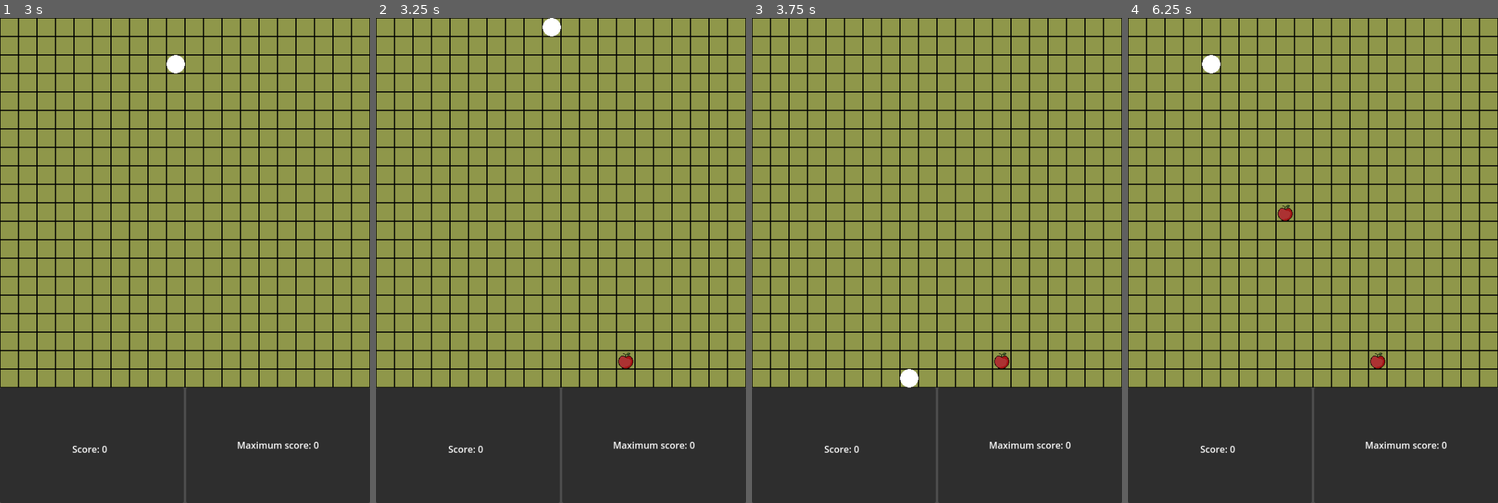
Above: before the commit, frames 1-4 (left to right).
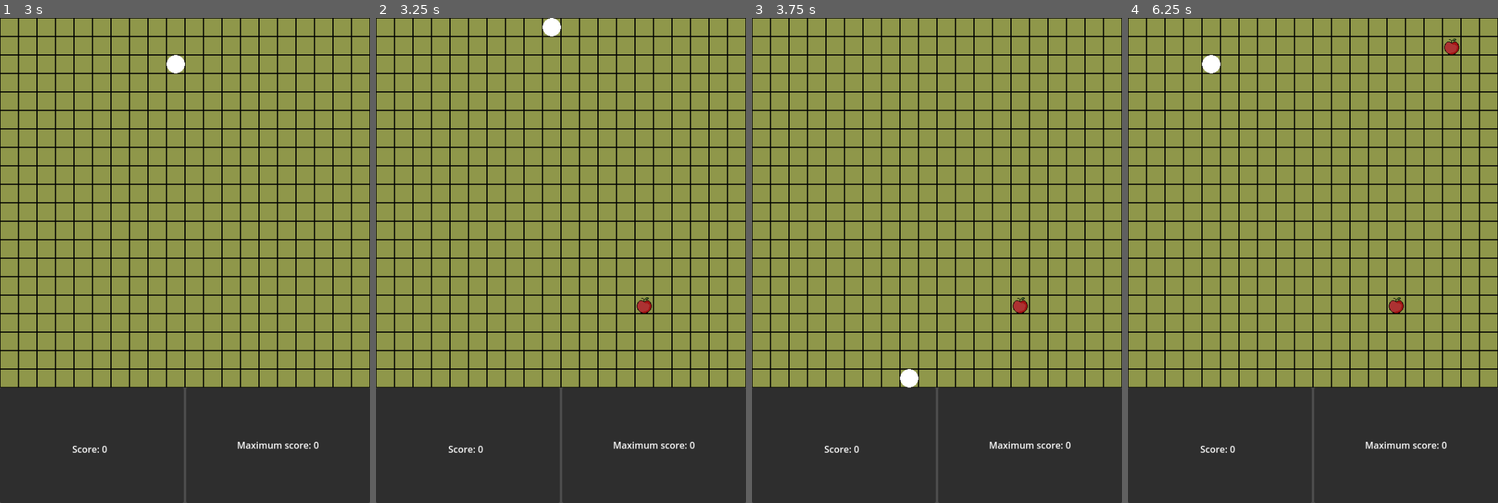
Above: after the commit, the same moments.

Repository: moonmoonio/snake
Game: Godot game, scene res://scenes/main.tscn
The game is run twice, just before and just after one commit, with the same random seed, the same clock (stepped at 60 frames per second) and the same inputs.
Inputs:
- Up to frame 1 (3 s): hold Right (ui_right) 0.53-1.28 s; hold Down (ui_down) 1.28-2.03 s; hold Right (ui_right) 2.03-2.78 s; hold Up (ui_up) from 2.78 s (still down)
- Up to frame 2 (3.25 s): keep holding Up (ui_up)
- Up to frame 3 (3.75 s): release Up (ui_up) at 3.53 s; hold Left (ui_left) from 3.53 s (still down)
- Up to frame 4 (6.25 s): release Left (ui_left) at 5.03 s; hold Down (ui_down) 5.03-5.78 s; hold Right (ui_right) from 5.78 s (still down)

Frame 1 is identical in both runs. In frame 2, 0.2% of the frame differs, in the area x 65-75%, y 57-73%; in frame 3, 0.2%; in frame 4, 0.4%, in the area x 40-90%, y 4-73%.

Commit message:
Only spawn apples in non-player positions

Diff:
--- a/src/main.gd
+++ b/src/main.gd
@@ -1,12 +1,4 @@
 extends Node2D
-
-class Box:
-	var position: Vector2
-	var used: bool
-
-	func _init(x: float, y: float, is_used: bool):
-		position = Vector2(x, y)
-		used = is_used
 
 var max_score: int = 0
 var score: int = 0
@@ -16,7 +8,7 @@
 var height: int = 32
 var rows: int = 20
 var columns: int = 20
-var boxes: Array[Box] = []
+var boxes: Array[Vector2] = Array([], TYPE_VECTOR2, "", null)
 var apple_timer: Timer
 var apple_timer_seconds: float = 3.0
 
@@ -30,11 +22,14 @@
 	$Player.eat.connect(increase_score)
 	apple_timer.timeout.connect(spawn_apple)
 	apple_timer.start(apple_timer_seconds)
+	for row in range(rows):
+		for column in range(columns):
+			boxes.push_back(Vector2(column * width, row * height))
 
 func spawn_apple():
 	var apple = apple_scene.instantiate()
-	apple.position.x = randi_range(0, columns - 1) * width
-	apple.position.y = randi_range(0, rows - 1) * height
+	var options = boxes.filter(func(pos): return !$Player.nodes.map(func(element): return element.position).has(pos))
+	apple.position = options.pick_random()
 	add_child(apple)
 
 func new_game():
